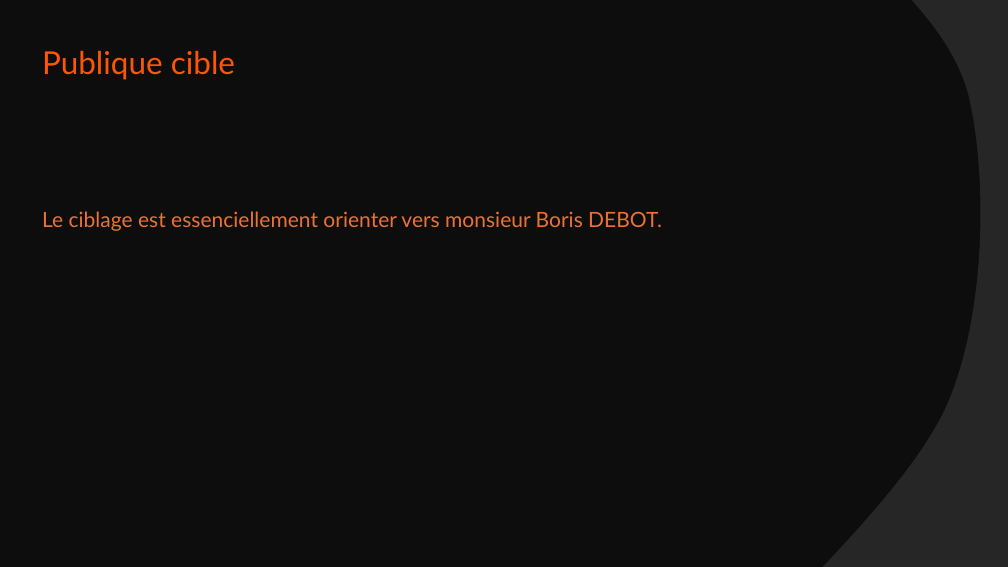
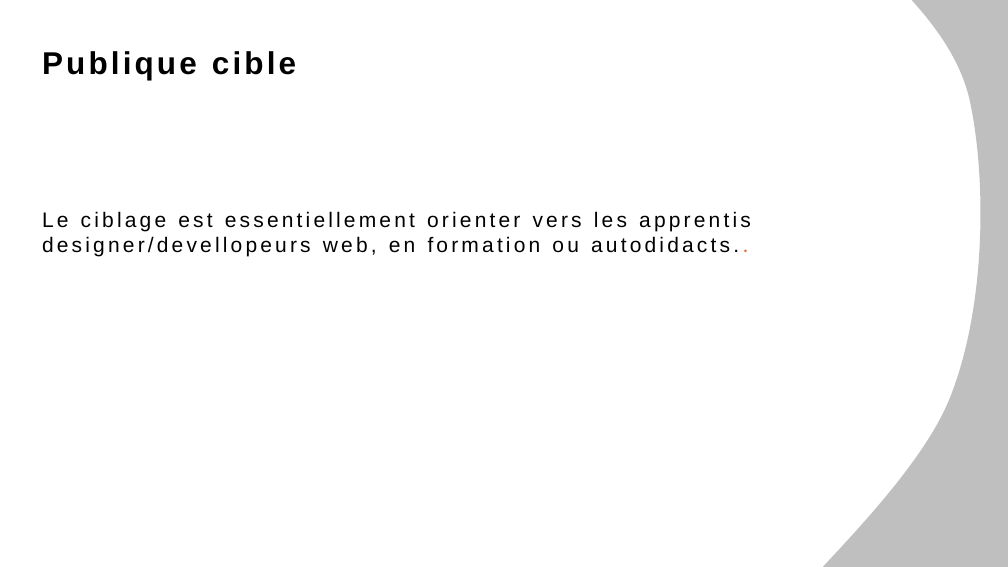
Before and after one commit to Adrien-Ray/visualtgr, a slide deck: slide 5 of design/AD/dossier-conception/dossier-conception.pptx. Drawn at 1008x567 pixels with LibreOffice and Linux fonts; fonts in the diff are those of the drawing. Boxes give left, top, right and bottom in pixels: in the first picture for what was removed or moved away, otherwise in the second. Text is boxed around its words. In the diff, an @@ line names an element or a change of style, - is before the commit and + after.

```diff
--- a/design/AD/dossier-conception/dossier-conception.pptx
+++ b/design/AD/dossier-conception/dossier-conception.pptx
@@ rectangle removed at (0, 0, 1008, 567) @@
@@ freeform shape at (746, 0, 1008, 567): fill #262626 to #BFBFBF @@
@@ text "Publique cible" at (42, 51, 296, 80): font Lato to Arial, text colour #FF5600 to #000000, letter spacing 0 to 3 pt, bold on @@
@@ text at (42, 211, 751, 256): text changed; font Lato to Arial; text colour #EA7235 to #000000 @@
-Le ciblage est essenciellement orienter vers monsieur Boris DEBOT.
+Le ciblage est essentiellement orienter vers les apprentis designer/devellopeurs web, en formation ou autodidacts..
```
Also in this commit, not shown: 16 other slides changed, 7 other files.
